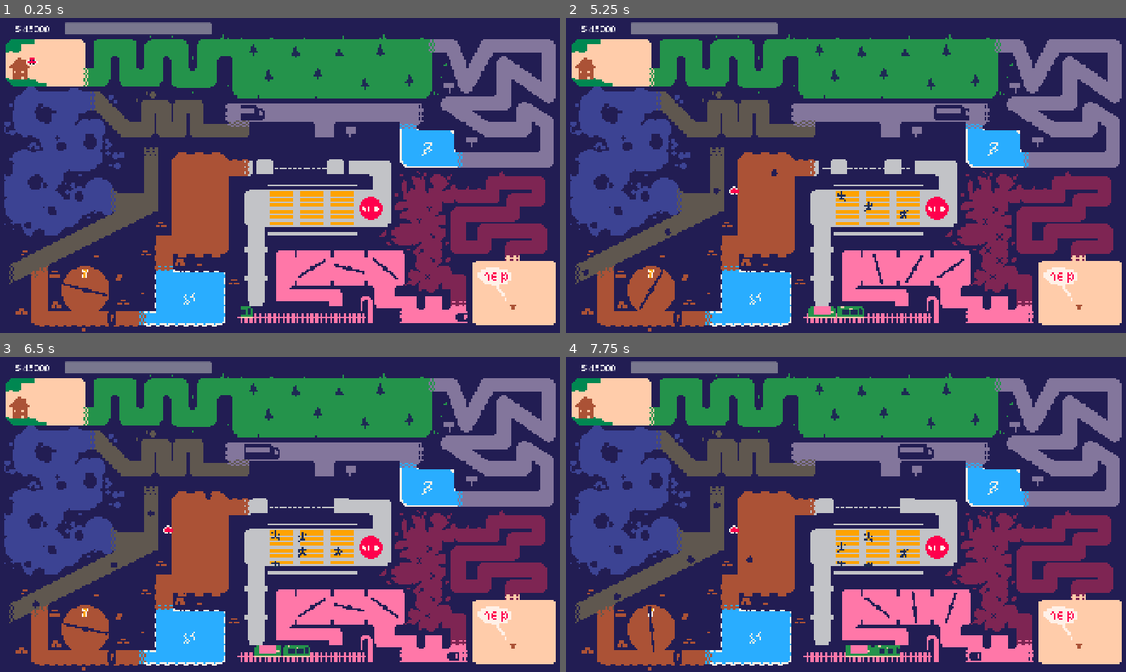
Above: before the commit, frames 1-4 (two rows, left to right).
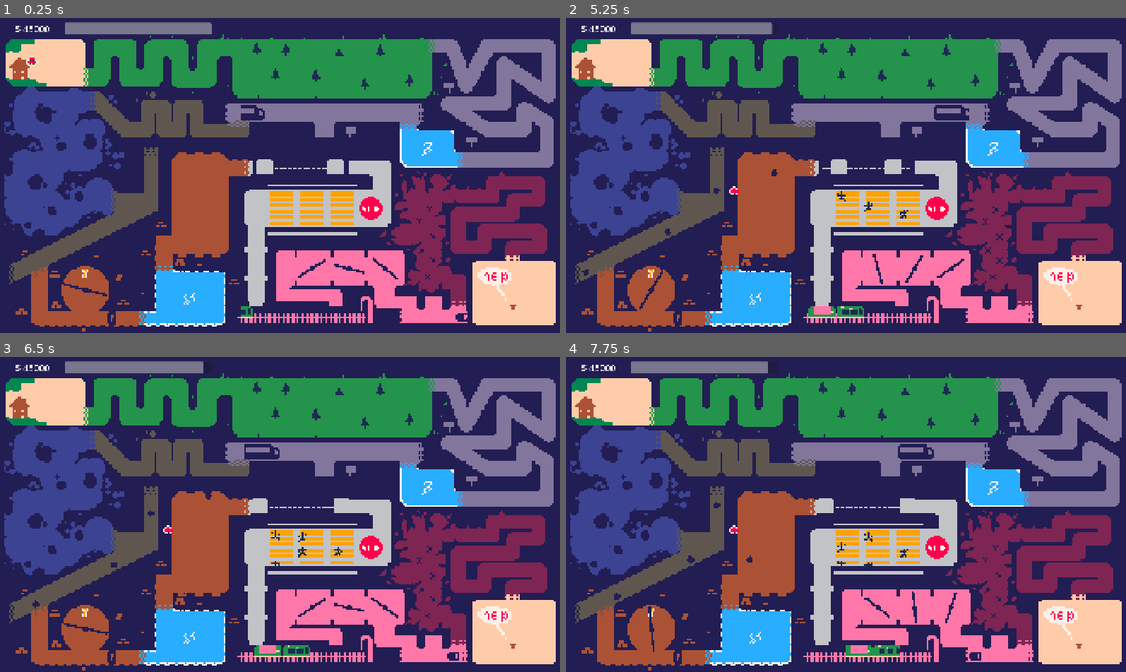
Above: after the commit, the same moments.

Repository: VeryKoolGames/En_toute_circonstance
Game: Godot game, scene res://Scenes/main.tscn
The game is run twice, just before and just after one commit, with the same random seed, the same clock (stepped at 60 frames per second) and the same inputs.
Inputs (mouse positions are in pixels of both pictures, inside the frame that each line leads up to):
- Up to frame 1 (0.25 s): no input
- Up to frame 2 (5.25 s): move the mouse to (599, 62) at 0.52 s; press the mouse at (599, 62) at 0.53 s; move the mouse to (734, 191) at 1.27 s; release the mouse at (734, 191) at 1.28 s; click (734, 191) at 1.35 s; move the mouse to (902, 103) at 2.02 s; press the mouse at (902, 103) at 2.03 s; move the mouse to (818, 238) at 2.77 s; release the mouse at (818, 238) at 2.78 s; click (818, 238) at 2.85 s; move the mouse to (1014, 222) at 3.52 s; press the mouse at (1014, 222) at 3.53 s; move the mouse to (678, 125) at 4.27 s; release the mouse at (678, 125) at 4.28 s; click (678, 125) at 4.35 s; move the mouse to (874, 175) at 5.02 s; press the mouse at (874, 175) at 5.03 s
- Up to frame 3 (6.5 s): move the mouse to (196, 432) at 5.77 s; release the mouse at (196, 432) at 5.78 s; click (196, 432) at 5.85 s
- Up to frame 4 (7.75 s): move the mouse to (969, 498) at 6.52 s; press the mouse at (969, 498) at 6.53 s; move the mouse to (734, 530) at 7.27 s; release the mouse at (734, 530) at 7.28 s; click (734, 530) at 7.35 s

The runs differ from the first frame. In frame 1, 0.2% of the frame differs, in the area x 44-58%, y 7-21%; in frame 2, 0.2%; in frame 3, 0.2%; in frame 4, 0.3%, in the area x 36-58%, y 1-21%.

Commit message:
add sounds

Diff:
--- a/Scenes/game_ui.tscn
+++ b/Scenes/game_ui.tscn
@@ -1,8 +1,9 @@
-[gd_scene load_steps=5 format=3 uid="uid://kb0vbs3beqtw"]
+[gd_scene load_steps=6 format=3 uid="uid://kb0vbs3beqtw"]
 
 [ext_resource type="Script" uid="uid://bx3pmkpnp83q7" path="res://Scripts/energy_manager.gd" id="1_gek4i"]
 [ext_resource type="Script" uid="uid://ovqou1pyqpn4" path="res://Scripts/money_manager.gd" id="2_bw2rt"]
 [ext_resource type="Resource" uid="uid://7nqn1q8a0xa7" path="res://Resources/energy_timer_value.tres" id="2_xjnnq"]
+[ext_resource type="AudioStream" uid="uid://dwd3nwpbh61wv" path="res://Sounds/charging_sound.wav" id="3_gjn1n"]
 [ext_resource type="Resource" uid="uid://7qk1pwuohekv" path="res://Resources/car_value.tres" id="4_x63ue"]
 
 [node name="GameUI" type="Control"]
@@ -42,6 +43,11 @@
 
 [node name="ChargingTimer" type="Timer" parent="EnergyManager"]
 
+[node name="ChargeUpSound" type="AudioStreamPlayer2D" parent="EnergyManager"]
+stream = ExtResource("3_gjn1n")
+volume_db = -18.435
+pitch_scale = 1.29
+
 [node name="MoneyManager" type="Node" parent="." node_paths=PackedStringArray("value_label")]
 script = ExtResource("2_bw2rt")
 value_label = NodePath("../HBoxContainer/Label")
--- a/Scenes/gravity_manager.gd
+++ b/Scenes/gravity_manager.gd
@@ -1,15 +1,4 @@
 extends Node2D
-
-
-# Called when the node enters the scene tree for the first time.
-func _ready() -> void:
-	pass # Replace with function body.
-
-
-# Called every frame. 'delta' is the elapsed time since the previous frame.
-func _process(delta: float) -> void:
-	pass
-
 
 func _on_zone_enter_area_entered(area: Area2D) -> void:
 	if area.is_in_group("player"):
--- a/Scenes/level.tscn
+++ b/Scenes/level.tscn
@@ -12,7 +12,9 @@
 [ext_resource type="Script" uid="uid://cqoo6850gcfqh" path="res://Scripts/kill_player.gd" id="10_oqgf2"]
 [ext_resource type="Script" uid="uid://rnvrcuq05h03" path="res://Scripts/key.gd" id="11_ha31o"]
 [ext_resource type="Texture2D" uid="uid://tjdif8xrxykt" path="res://Sprites/clef.png" id="11_pa6b8"]
+[ext_resource type="AudioStream" uid="uid://cxh16eae7f8ul" path="res://Sounds/key.wav" id="12_6y3s5"]
 [ext_resource type="PackedScene" uid="uid://b6xexbvafpety" path="res://Scenes/plateforme.tscn" id="13_pa6b8"]
+[ext_resource type="AudioStream" uid="uid://e32a0u8bhxlj" path="res://Sounds/stone_door.wav" id="13_u0did"]
 [ext_resource type="PackedScene" uid="uid://bp887lg0soger" path="res://Scenes/pieton.tscn" id="14_c7le1"]
 [ext_resource type="PackedScene" uid="uid://delyuydsqyaqt" path="res://Scenes/train.tscn" id="14_crh0w"]
 [ext_resource type="Script" uid="uid://jyprx7rn35qj" path="res://Scenes/pieton_spawner.gd" id="15_2klc5"]
@@ -68,16 +70,16 @@
 [node name="PartOne" type="Node2D" parent="."]
 
 [node name="Tree" parent="PartOne" instance=ExtResource("2_k5f4k")]
-position = Vector2(-24, -106)
+position = Vector2(-21, -107)
 
 [node name="Tree2" parent="PartOne" instance=ExtResource("2_k5f4k")]
-position = Vector2(-11, -84)
+position = Vector2(-5, -85)
 
 [node name="Tree3" parent="PartOne" instance=ExtResource("2_k5f4k")]
-position = Vector2(12, -104)
+position = Vector2(4, -106)
 
 [node name="Tree4" parent="PartOne" instance=ExtResource("2_k5f4k")]
-position = Vector2(31, -86)
+position = Vector2(29, -84)
 
 [node name="Tree5" parent="PartOne" instance=ExtResource("2_k5f4k")]
 position = Vector2(49, -103)
@@ -180,6 +182,12 @@
 
 [node name="CollisionShape2D" type="CollisionShape2D" parent="PartFour/Key/Area2D"]
 shape = SubResource("CircleShape2D_qxfql")
+
+[node name="KeyPickUpSound" type="AudioStreamPlayer2D" parent="PartFour/Key"]
+stream = ExtResource("12_6y3s5")
+
+[node name="DoorOpeningSound" type="AudioStreamPlayer2D" parent="PartFour/Key"]
+stream = ExtResource("13_u0did")
 
 [node name="DoorView" type="Control" parent="PartFour"]
 clip_contents = true
--- a/Scripts/chargin_zone_manager.gd
+++ b/Scripts/chargin_zone_manager.gd
@@ -4,3 +4,8 @@
 	if area.is_in_group("player"):
 		area.owner.set_respawn_point(position)
 		Events.on_charging_zone_entered.emit()
+
+
+func _on_area_2d_area_exited(area: Area2D) -> void:
+	if area.is_in_group("player"):
+		Events.on_charging_zone_exited.emit()
--- a/Scripts/energy_manager.gd
+++ b/Scripts/energy_manager.gd
@@ -2,6 +2,7 @@
 
 @onready var energy_timer: Timer = $Timer
 @onready var charging_timer: Timer = $ChargingTimer
+@onready var charging_sound: AudioStreamPlayer2D = $ChargeUpSound
 @export var energy_progress_bar: ProgressBar
 @export var total_energy_timer: FloatValue
 
@@ -17,13 +18,17 @@
 	if not energy_timer.is_stopped():
 		energy_progress_bar.value = energy_timer.time_left
 	else:
-		energy_progress_bar.value += (charging_timer.wait_time - charging_timer.time_left) * 1.3
+		energy_progress_bar.value += (charging_timer.wait_time - charging_timer.time_left)
+		if energy_progress_bar.value >= energy_progress_bar.max_value:
+			charging_sound.playing = false
 
 func _start_charging():
+	charging_sound.playing = true
 	energy_timer.stop()
 	charging_timer.start(energy_timer.time_left)
 
 func _start_using_energy():
+	charging_sound.playing = false
 	energy_timer.start(energy_progress_bar.max_value)
 	charging_timer.stop()
 
--- a/Scripts/key.gd
+++ b/Scripts/key.gd
@@ -1,14 +1,21 @@
 extends Node2D
 
 @export var door: Node2D
+@onready var pick_up_sound: AudioStreamPlayer2D = $KeyPickUpSound
+@onready var door_opening_sound: AudioStreamPlayer2D = $DoorOpeningSound
 
 func _on_area_2d_area_entered(area: Area2D) -> void:
 	if area.is_in_group("player"):
+		pick_up_sound.playing = true
 		hide()
+		await get_tree().create_timer(0.2).timeout
 		var tween = create_tween()
 		var end_pos: Vector2 = door.position
 		end_pos.y += 20
+		door_opening_sound.playing = true
+		tween.set_parallel()
 		tween.tween_property(door, "position", end_pos, 2)
+		tween.tween_property(door_opening_sound, "volume_db", -20, 1.2)
 		await tween.finished
 		door.queue_free()
 		queue_free()
--- a/Scripts/player.gd
+++ b/Scripts/player.gd
@@ -75,6 +75,8 @@
 	gravity_zone_active = true
 
 func on_gravity_zone_exited():
+	if not gravity_zone_active:
+		return
 	gravity_zone_active = false
 
 # PLATEFORME LOGIC
Not shown: 1 places in Scenes/level.tscn that only renumber resources
Not shown, added: Sounds/charging_sound.wav.import
Not shown, added: Sounds/key.wav.import
Not shown, added: Sounds/stone_door.wav.import
Not shown, added: Sounds/charging_sound.wav
Not shown, added: Sounds/key.wav
Not shown, added: Sounds/stone_door.wav
